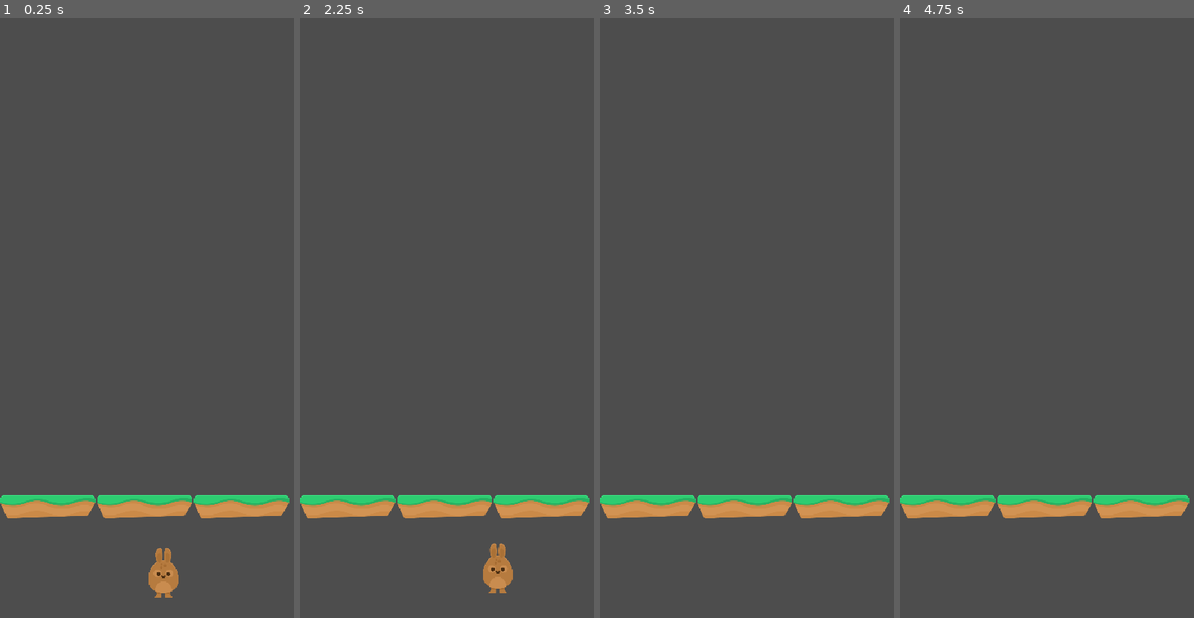
Above: before the commit, frames 1-4 (left to right).
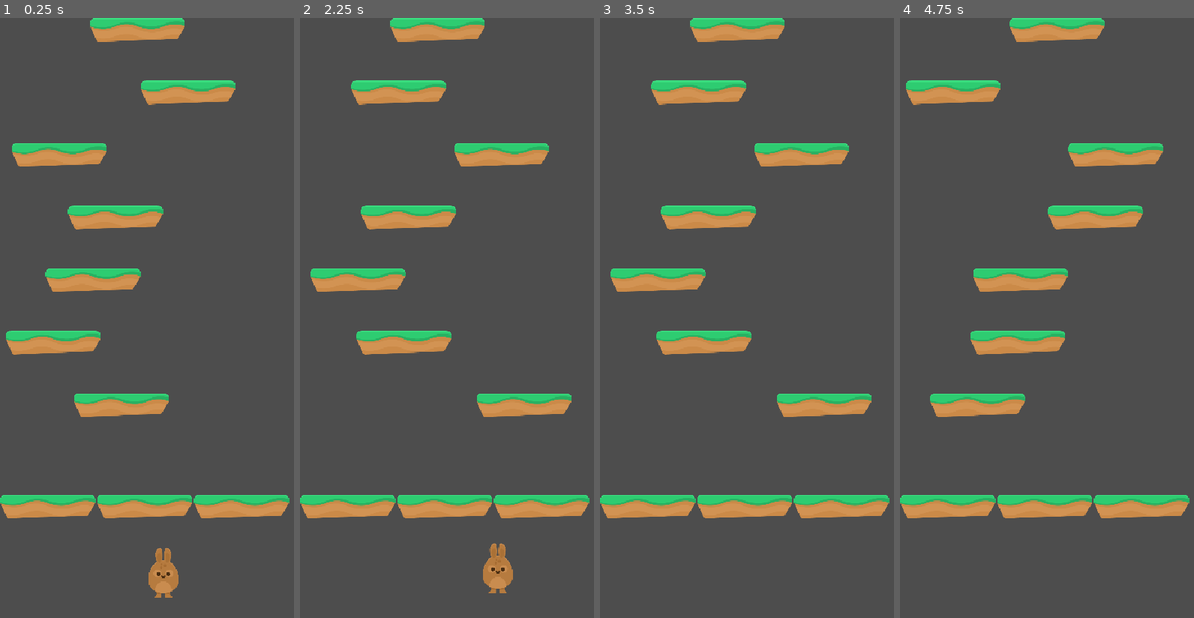
Above: after the commit, the same moments.

Repository: StefanLock/happy-hopper-quest
Game: Godot game, scene res://scenes/game.tscn
Two runs of this game, one before a commit and one after it. Both use one fixed random seed, a clock stepped at 60 frames per second and the inputs below.
Inputs:
- Up to frame 1 (0.25 s): no input
- Up to frame 2 (2.25 s): hold Right (move_right) 0.53-1.28 s; tap Enter at 1.25 s; hold Left (move_left) 1.28-2.03 s; tap R (reset) at 2 s; hold Right (move_right) from 2.03 s (still down)
- Up to frame 3 (3.5 s): keep holding Right (move_right)
- Up to frame 4 (4.75 s): tap R (reset) at 3.5 s; release Right (move_right) at 3.53 s; hold Left (move_left) from 3.53 s (still down)

The runs differ from the first frame. In frame 1, 8.0% of the frame differs, in the area x 2-81%, y 0-67%; in frame 2, 8.0%; in frame 3, 8.0%; in frame 4, 8.0%, in the area x 2-90%, y 0-67%.

Commit message:
adding platform generation

Diff:
--- a/scripts/game.gd
+++ b/scripts/game.gd
@@ -4,6 +4,12 @@
 
 var camera_scene = preload("res://scenes/game_camera.tscn")
 var platform_scene = preload("res://scenes/platform.tscn")
+
+var start_platform_y
+var y_distance_between_platforms = 100
+var level_size = 50
+var viewport_size
+var generated_platform_count = 0
 
 var camera = null
 
@@ -12,15 +18,11 @@
 	camera.setup_camera($Player)
 	add_child(camera)
 
-	# Generate ground
-	var viewport_size = get_viewport().size
-	var platform_width = 155
-	var platform_height = 37.5
-	var ground_platform_count = (viewport_size.x / platform_width) + 1
+	generated_platform_count = 0
 
-	for i in range(ground_platform_count):
-		var ground_location = Vector2(i * platform_width, viewport_size.y - platform_height)
-		create_platform(ground_location)
+	viewport_size = get_viewport().size
+	start_platform_y = viewport_size.y - (y_distance_between_platforms*2)
+	generate_level(start_platform_y, true)
 
 # Called every frame. 'delta' is the elapsed time since the previous frame.
 func _process(delta: float) -> void:
@@ -34,3 +36,27 @@
 	platform.global_position = location
 	platform_parent.add_child(platform)
 	return platform
+
+func generate_level(start_y: float, generate_ground: bool):
+	var platform_width = 155
+
+	if generate_ground == true:
+		# Generate ground
+		var platform_height = 37.5
+		var ground_platform_count = (viewport_size.x / platform_width) + 1
+
+		for i in range(ground_platform_count):
+			var ground_location = Vector2(i * platform_width, viewport_size.y - platform_height)
+			create_platform(ground_location)
+
+	# Generate platforms
+	for i in range(level_size):
+		var max_x_position = viewport_size.x - platform_width
+		var random_x = randf_range(0.0, max_x_position)
+
+		var location: Vector2
+		location.x = random_x
+		location.y = start_y - (y_distance_between_platforms * i)
+
+		create_platform(location)
+		generated_platform_count += 1
